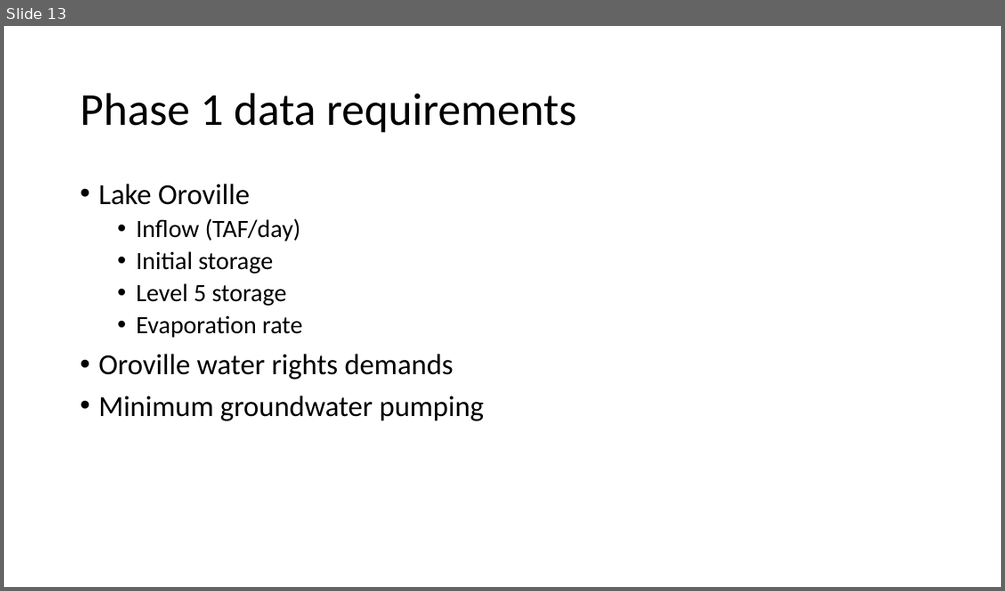
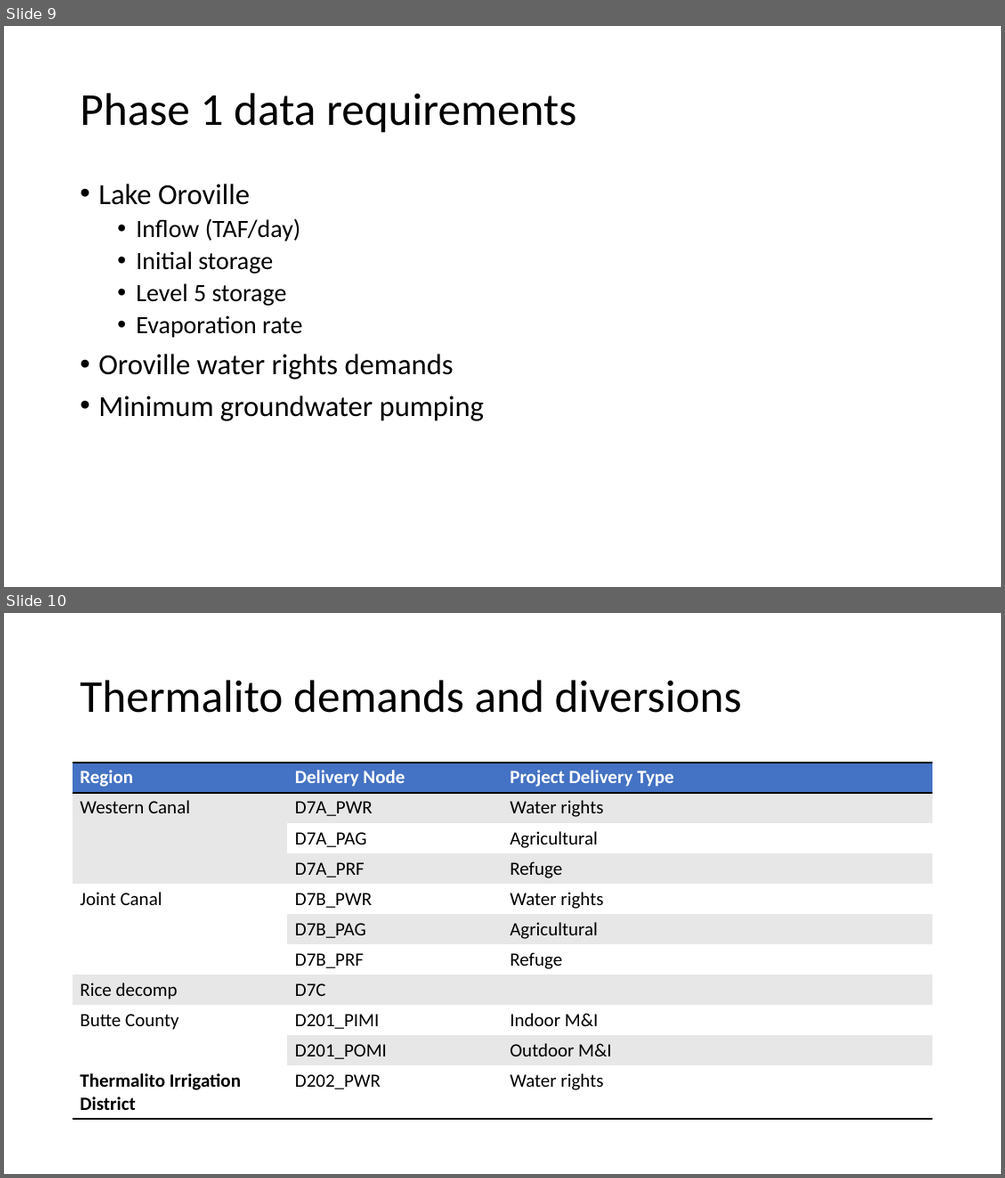
Before and after one commit to nsosorio/DailyCalLiteModel, a slide deck: Building daily CalLite model from scratch – daily.pptx. Shown one above the other, each under a label of ours: slide 13 before the commit, slides 9 and 10 after it. The pictures are 1005x591 and 1005x1178 pixels, drawn with LibreOffice and Linux fonts; fonts in the diff are those of the drawing. Boxes give left, top, right and bottom in pixels: in the first picture for what was removed or moved away, otherwise in the second. Text is boxed around its words. In the diff, an @@ line names an element or a change of style, - is before the commit and + after.

Commit message:
Update powerpoint, SV data related to D_THERM demands
Just created some tables that will help describe exactly what demands I
needed to disaggregate for D_THERM

```diff
--- a/Building daily CalLite model from scratch – daily.pptx
+++ b/Building daily CalLite model from scratch – daily.pptx
@@ slide 10 added at [4, 613, 1001, 1174], background #FFFFFF @@
@@ title added at [80, 680, 742, 713], 44 pt, text #000000 @@
+Thermalito demands and diversions
@@ table added at [73, 763, 934, 1119], 11 rows, 4 columns @@
+Region | Delivery Node | Project Delivery Type | 
+Western Canal | D7A_PWR | Water rights | 
+ | D7A_PAG | Agricultural | 
+ | D7A_PRF | Refuge | 
+Joint Canal | D7B_PWR | Water rights | 
+ | D7B_PAG | Agricultural | 
+ | D7B_PRF | Refuge | 
+Rice decomp | D7C |  | 
+Butte County | D201_PIMI | Indoor M&I | 
+ | D201_POMI | Outdoor M&I | 
+Thermalito Irrigation District | D202_PWR | Water rights | 
@@ what was slide 13 is now slide 9 @@
```
Also in this commit, not shown: 6 slides removed, 2 other files.
